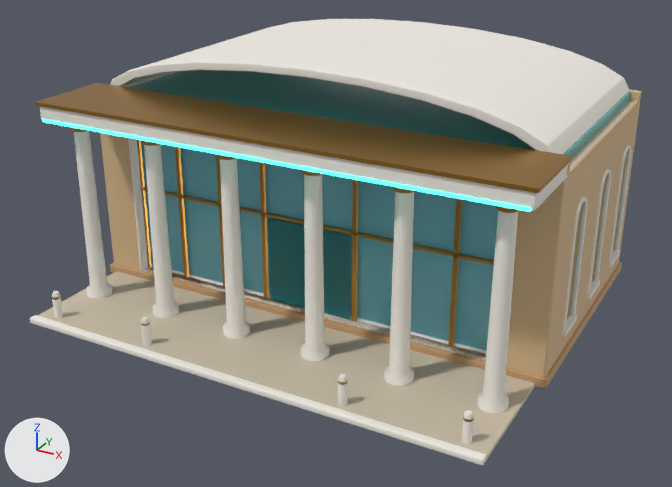
What one commit did to the FBX model Assets/Skyfold/Art/Models/Buildings/bldg_terminal.fbx.
One viewpoint serves both versions: a 50 mm camera at (12.07, -22.82, 12.71) aimed at (0.29, -1.39, 1.99). The axes (+X, +Y, +Z) are drawn at lower left. The lights are the same throughout. The first picture is the older version. Where no turn or scale is listed for an object, it has been applied to the vertices.

In view in the first picture: 'bldg_terminal'.
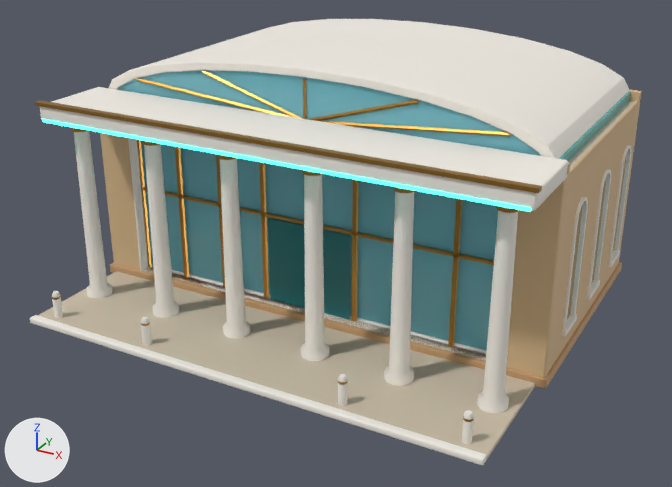
What differs and where, as boxes (x1, y1, x2, y2) in the pictures (672 x 487 px; the box of a moved part takes in the faces that stretch with it):
```json
{"part": 1, "of": "me_bldg_terminal_001", "change": "added", "after": [119, 70, 541, 156], "on screen": "cyan"}
{"part": 2, "of": "me_bldg_terminal_001", "change": "added", "after": [136, 70, 307, 119]}
{"part": 3, "of": "me_bldg_terminal_001", "change": "added", "after": [308, 100, 510, 137], "on screen": "orange"}
{"part": 4, "of": "me_bldg_terminal_001", "change": "moved or reshaped", "before": [36, 83, 572, 192], "after": [36, 100, 542, 192]}
```

The change, as JSON lines over the scene's bpy script:
```json
{"block": "me_bldg_terminal_001", "where": "# used by ob_bldg_terminal; location = (0.0, 0.0, 0.0)"}
{"block": "me_bldg_terminal_001", "where": "# verts and faces of me_bldg_terminal_001; kept vertices keep their numbers, new ones are numbered from 2040"}
{"block": "me_bldg_terminal_001", "where": "# before: 1666 (7.05, -2.6, 5.95) at pixel (571, 159), 1667 (-7.05, -2.6, 5.95), 1670 (7.05, -2.6, 6.05) at pixel (572, 155), 1671 (-7.05, -2.6, 6.05) at pixel (96, 82)"}
{"op": "remove", "block": "me_bldg_terminal_001", "code": "me_bldg_terminal_001.from_pydata(...)  # 2040 vertices, 2432 faces; spans x -7.1..7.1, y -6.55..5.08, z 0.0..7.25"}
{"op": "add", "block": "me_bldg_terminal_001", "code": "me_bldg_terminal_001.from_pydata(...)  # 1809 vertices, 2160 faces; spans x -7.1..7.1, y -6.55..5.08, z 0.0..7.25"}
{"block": "me_bldg_terminal_001", "change": "me_bldg_terminal_001 part 1: a new loose piece of 26 vertices spanning x -6.47..6.47, y -2.53..-2.43, z 5.65..7.05, in mat_sky_glass (cyan #6fb7c4)"}
{"block": "me_bldg_terminal_001", "change": "me_bldg_terminal_001 part 2: a new loose piece of 22 vertices spanning x -5.55..0.05, y -2.6..-2.5, z 5.8..6.98, in mat_sky_brass (orange #b8893b)"}
{"block": "me_bldg_terminal_001", "change": "me_bldg_terminal_001 part 3: a new loose piece of 15 vertices spanning x -0.01..5.55, y -2.6..-2.5, z 5.8..6.85, in mat_sky_brass (orange #b8893b)"}
{"block": "me_bldg_terminal_001", "change": "me_bldg_terminal_001 part 4"}
{"op": "add", "block": "me_bldg_terminal_001", "code": "for i in [1666, 1667, 1670, 1671]: verts[i] += (0.0, -2.25, 0.0)"}
{"block": "me_bldg_terminal_001", "change": "other edits to the shape of me_bldg_terminal_001 do not show in these pictures"}
```
